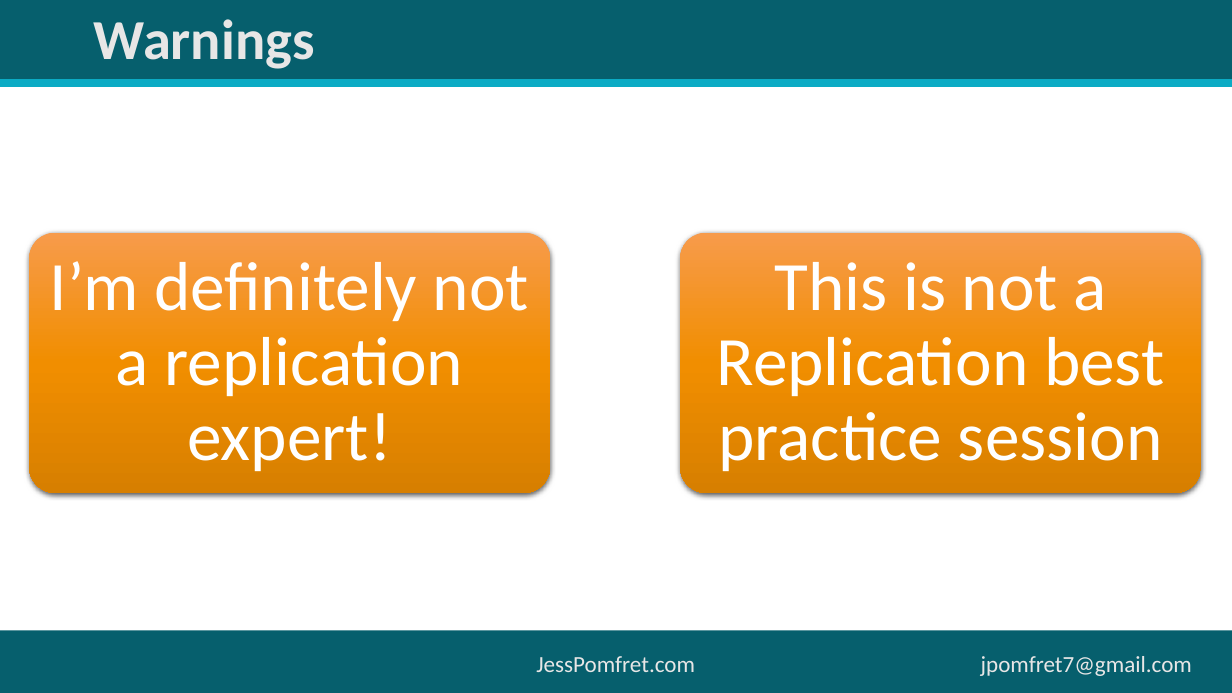
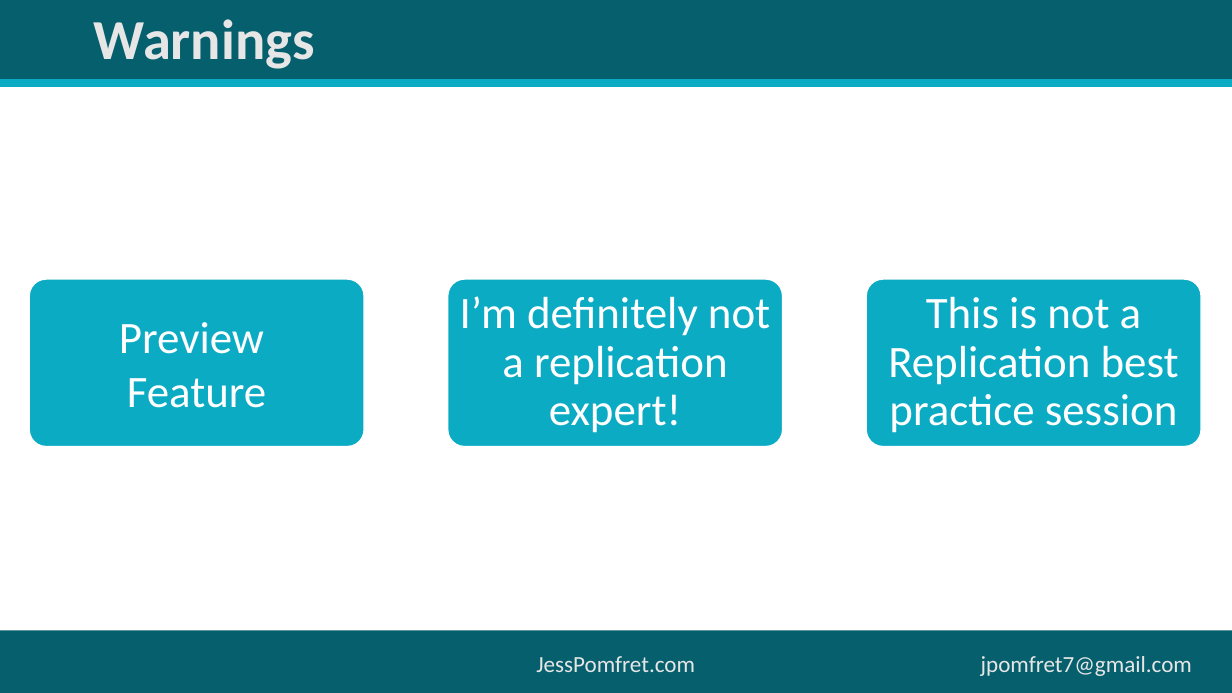
Before and after one commit to jpomfret/dbatools-replication, a slide deck: slide 5 of dbatoolsReplication.pptx. Drawn at 1232x693 pixels with LibreOffice and Linux fonts; fonts in the diff are those of the drawing. Boxes give left, top, right and bottom in pixels: in the first picture for what was removed or moved away, otherwise in the second. Text is boxed around its words. In the diff, an @@ line names an element or a change of style, - is before the commit and + after.

```diff
--- a/dbatoolsReplication.pptx
+++ b/dbatoolsReplication.pptx
@@ rounded rectangle: place and size @@
-rounded rectangle at bbox=[30, 233, 551, 494]
+rounded rectangle at bbox=[30, 279, 364, 446]
@@ rounded rectangle at bbox=[30, 279, 364, 446]: fill gradient #F79C4B to #F28F00 to #D77F00 to #0BABC4; outline none to #FFFFFF 1 pt; shadow off @@
@@ rounded rectangle added at bbox=[448, 279, 783, 446], fill #0BABC4, outline #FFFFFF 1 pt @@
@@ text "I’m definitely not a replication ..." at bbox=[460, 296, 770, 433]: size 54 to 35 pt; less space between paragraphs @@
@@ text "I’m definitely not a replication ...": place and size @@
-text "I’m definitely not a replication ..." at bbox=[50, 261, 529, 472]
+text "I’m definitely not a replication ..." at bbox=[460, 296, 770, 433]
@@ rounded rectangle at bbox=[867, 279, 1202, 446]: fill gradient #F79C4B to #F28F00 to #D77F00 to #0BABC4; outline none to #FFFFFF 1 pt; shadow off @@
@@ rounded rectangle: place and size @@
-rounded rectangle at bbox=[680, 233, 1202, 494]
+rounded rectangle at bbox=[867, 279, 1202, 446]
@@ text "This is not a Replication ...": place and size @@
-text "This is not a Replication ..." at bbox=[717, 262, 1164, 472]
+text "This is not a Replication ..." at bbox=[888, 296, 1179, 433]
@@ text "This is not a Replication ..." at bbox=[888, 296, 1179, 433]: size 54 to 35 pt; less space between paragraphs @@
@@ text added at bbox=[119, 322, 266, 408], 35 pt, text #FFFFFF @@
+Preview
+Feature
```
Also in this commit, not shown: 2 other slides changed, 5 slides added, 1 slide removed, 3 other files.
